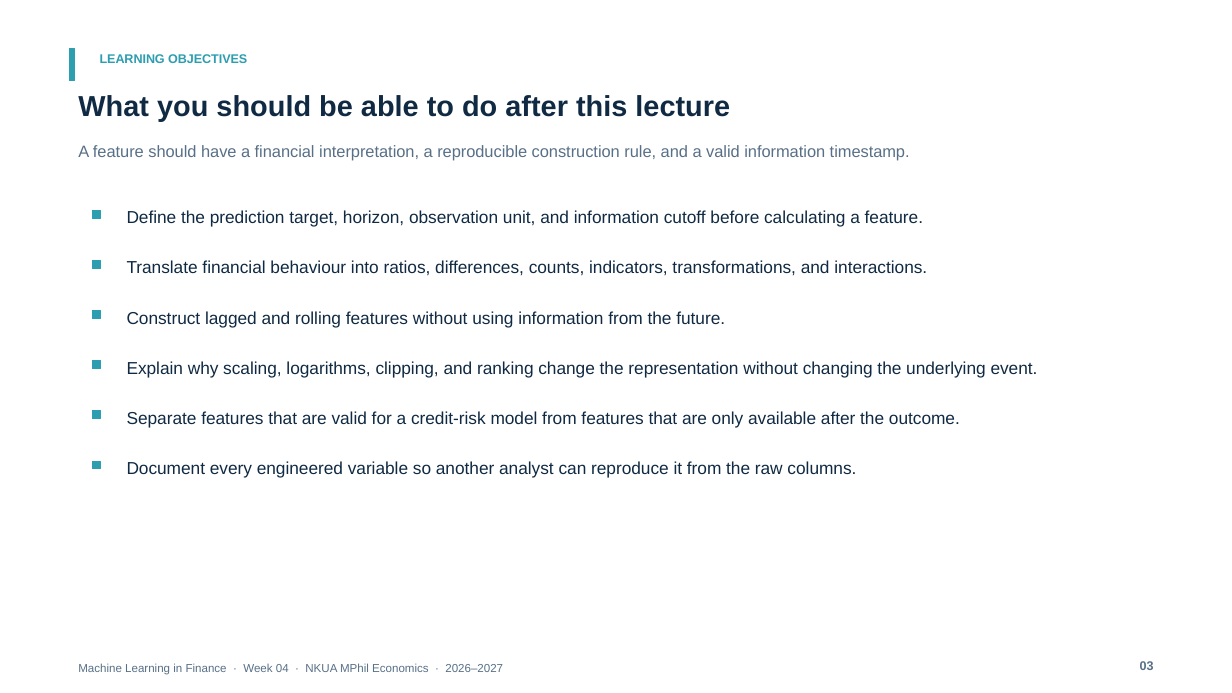
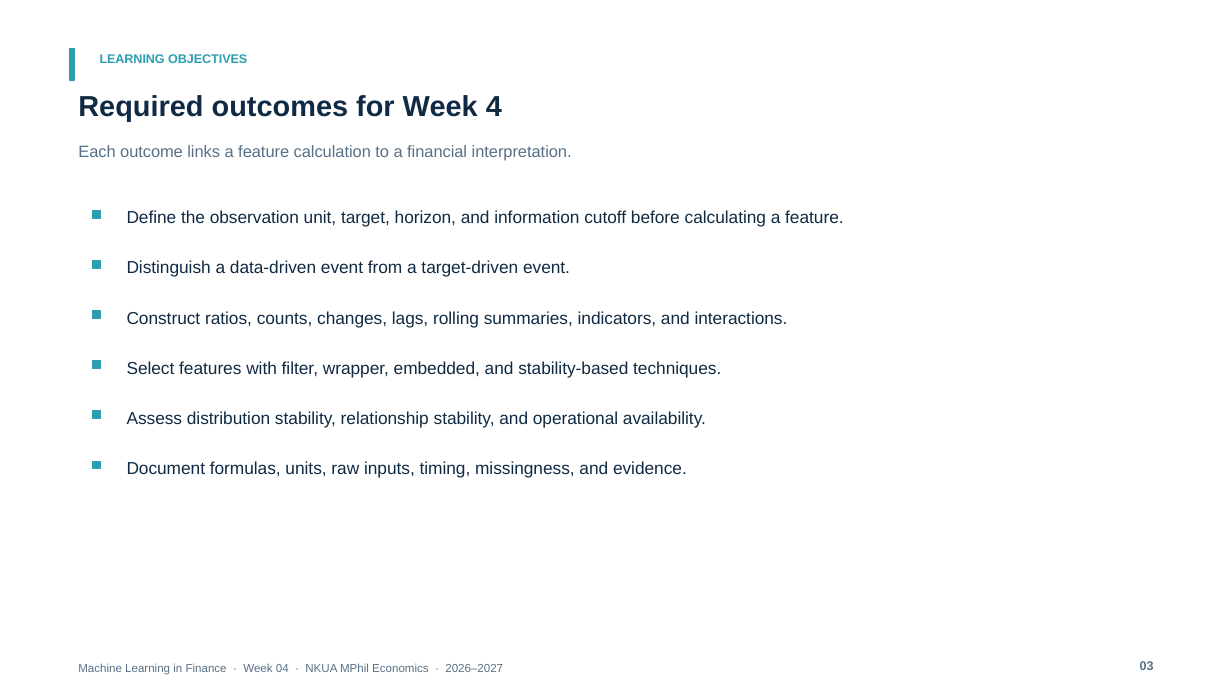
Before and after one commit to fkottas/Teaching-Courses, a slide deck: slide 3 of Machine Learning in Finance/2026-2027/lectures/week-04/slides/Lecture_04_Feature_Engineering_for_Financial_Data_2026-2027.pptx. Drawn at 1232x693 pixels with LibreOffice and Linux fonts; fonts in the diff are those of the drawing. Boxes give left, top, right and bottom in pixels: in the first picture for what was removed or moved away, otherwise in the second. Text is boxed around its words. In the diff, an @@ line names an element or a change of style, - is before the commit and + after.

Commit message:
Refine Week 4 deck and add scorecard binning methods

```diff
--- a/Machine Learning in Finance/2026-2027/lectures/week-04/slides/Lecture_04_Feature_Engineering_for_Financial_Data_2026-2027.pptx
+++ b/Machine Learning in Finance/2026-2027/lectures/week-04/slides/Lecture_04_Feature_Engineering_for_Financial_Data_2026-2027.pptx
@@ text at bbox=[78, 95, 502, 121]: text changed @@
-What you should be able to do after this lecture
+Required outcomes for Week 4
@@ text at bbox=[78, 145, 572, 161]: text changed @@
-A feature should have a financial interpretation, a reproducible construction rule, and a valid information timestamp.
+Each outcome links a feature calculation to a financial interpretation.
@@ text at bbox=[127, 210, 843, 227]: text changed @@
-Define the prediction target, horizon, observation unit, and information cutoff before calculating a feature.
+Define the observation unit, target, horizon, and information cutoff before calculating a feature.
@@ text at bbox=[127, 260, 570, 277]: text changed @@
-Translate financial behaviour into ratios, differences, counts, indicators, transformations, and interactions.
+Distinguish a data-driven event from a target-driven event.
@@ text at bbox=[127, 311, 788, 327]: text changed @@
-Construct lagged and rolling features without using information from the future.
+Construct ratios, counts, changes, lags, rolling summaries, indicators, and interactions.
@@ text at bbox=[127, 361, 721, 377]: text changed @@
-Explain why scaling, logarithms, clipping, and ranking change the representation without changing the underlying event.
+Select features with filter, wrapper, embedded, and stability-based techniques.
@@ text at bbox=[127, 411, 706, 427]: text changed @@
-Separate features that are valid for a credit-risk model from features that are only available after the outcome.
+Assess distribution stability, relationship stability, and operational availability.
@@ text at bbox=[127, 461, 687, 478]: text changed @@
-Document every engineered variable so another analyst can reproduce it from the raw columns.
+Document formulas, units, raw inputs, timing, missingness, and evidence.
```
Also in this commit, not shown: 32 other slides changed, 57 slides added, 76 slides removed, 3 other files.
